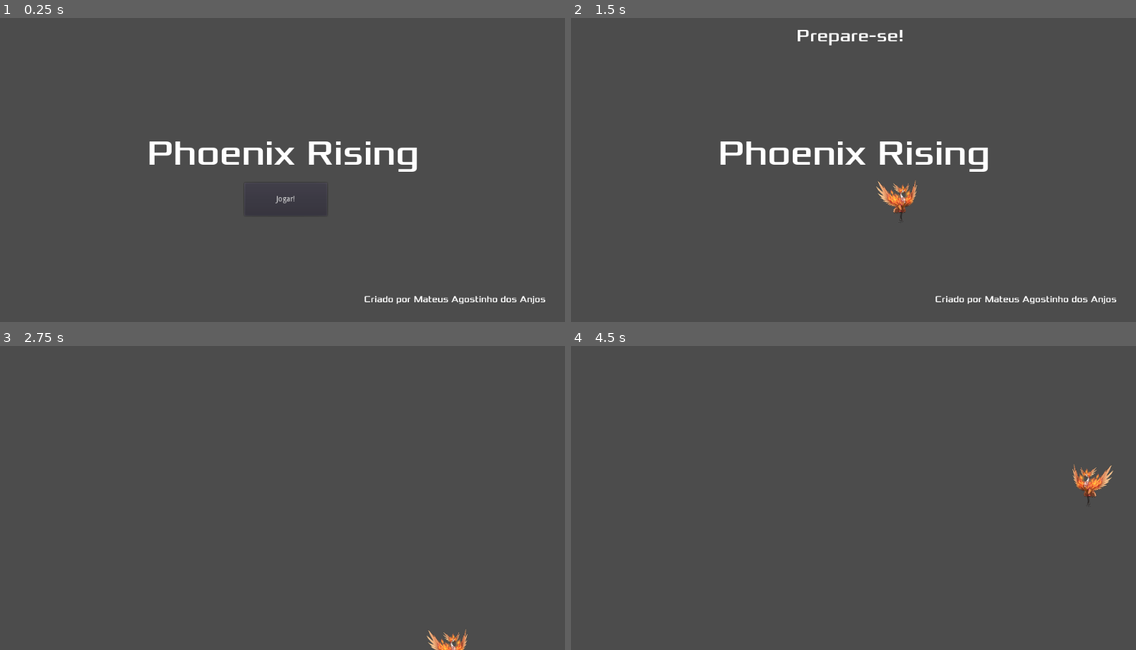
Above: before the commit, frames 1-4 (two rows, left to right).
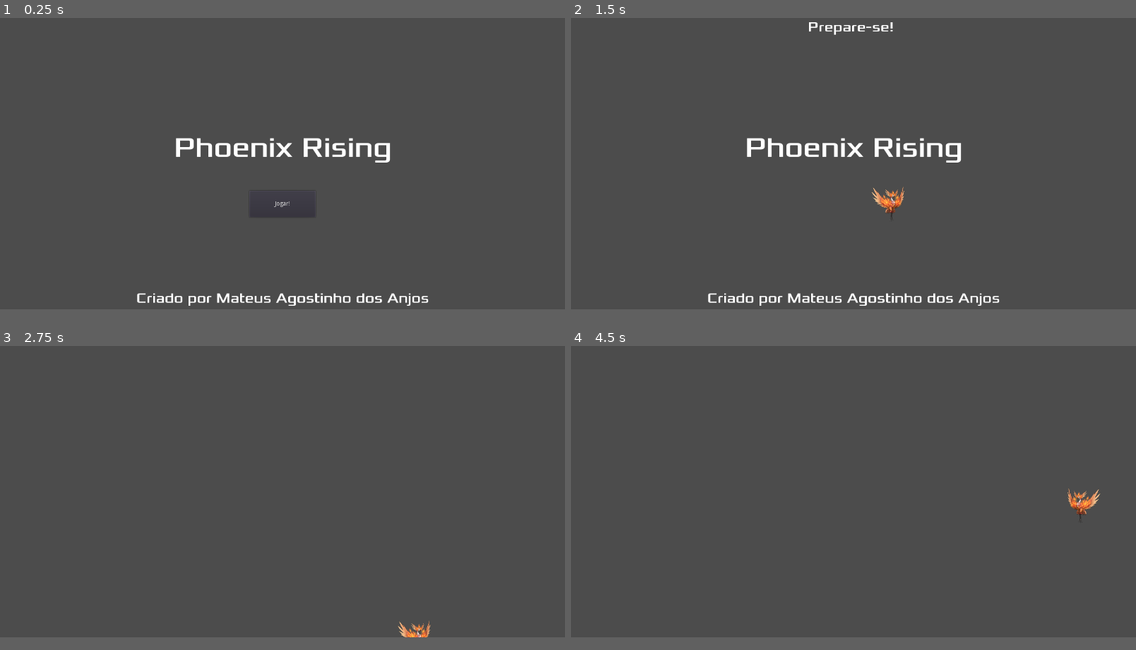
Above: after the commit, the same moments.

Repository: MateusdosAnjos/MAC0499
Game: Godot game, scene res://Main/Main.tscn
The game is run twice, just before and just after one commit, with the same random seed, the same clock (stepped at 60 frames per second) and the same inputs. The project has no main scene, so this scene is started directly.
Inputs:
- Up to frame 1 (0.25 s): no input
- Up to frame 2 (1.5 s): click "Jogar!" at 0.5 s; tap Enter at 1.25 s; hold Right (ui_right) from 1.28 s (still down)
- Up to frame 3 (2.75 s): release Right (ui_right) at 2.03 s; hold Down (ui_down) from 2.03 s (still down)
- Up to frame 4 (4.5 s): release Down (ui_down) at 2.78 s; hold Right (ui_right) 2.78-3.53 s; hold Up (ui_up) 3.53-4.28 s; hold Left (ui_left) from 4.28 s (still down)
The window is 800x468 before the commit and 800x450 after it. Grey fills any space a smaller window leaves; there, only what the larger window draws over its background counts as a difference.

The runs differ from the first frame. In frame 1, 3.1% of the frame differs, in the area x 24-97%, y 39-95%; in frame 2, 4.0%, in the area x 24-97%, y 1-95%; in frame 3, 0.4%; in frame 4, 0.6%.

Commit message:
Modificado o display do game

Diff:
--- a/Phoenix Rising/HUD/HUD.tscn
+++ b/Phoenix Rising/HUD/HUD.tscn
@@ -8,6 +8,7 @@
 font_data = ExtResource( 2 )
 
 [sub_resource type="DynamicFont" id=2]
+size = 32
 font_data = ExtResource( 2 )
 
 [sub_resource type="DynamicFont" id=3]
@@ -31,10 +32,13 @@
 align = 1
 
 [node name="Autor" type="Label" parent="."]
-margin_left = 660.0
-margin_top = 549.474
-margin_right = 989.0
-margin_bottom = 569.474
+anchor_left = 0.5
+anchor_top = 1.0
+anchor_right = 0.5
+anchor_bottom = 1.0
+margin_left = -331.5
+margin_top = -45.0
+margin_right = 331.5
 custom_fonts/font = SubResource( 2 )
 text = "Criado por Mateus Agostinho dos Anjos"
 
@@ -53,10 +57,10 @@
 anchor_top = 0.5
 anchor_right = 0.5
 anchor_bottom = 0.5
-margin_left = -68.6842
-margin_top = 47.4736
-margin_right = 81.3158
-margin_bottom = 107.474
+margin_left = -75.0
+margin_top = 90.6316
+margin_right = 75.0
+margin_bottom = 150.632
 text = "Jogar!"
 
 [node name="MessageTimer" type="Timer" parent="."]
--- a/Phoenix Rising/Main/Main.tscn
+++ b/Phoenix Rising/Main/Main.tscn
@@ -11,7 +11,7 @@
 [node name="Phoenix" parent="." instance=ExtResource( 2 )]
 
 [node name="PosicaoInicial" type="Position2D" parent="."]
-position = Vector2( 512, 380 )
+position = Vector2( 640, 480 )
 
 [node name="TimerInicio" type="Timer" parent="."]
 wait_time = 2.0
--- a/Phoenix Rising/project.godot
+++ b/Phoenix Rising/project.godot
@@ -18,6 +18,11 @@
 config/name="Phoenix Rising"
 config/icon="res://icon.png"
 
+[display]
+
+window/size/width=1280
+window/size/height=720
+
 [rendering]
 
 quality/driver/driver_name="GLES2"
